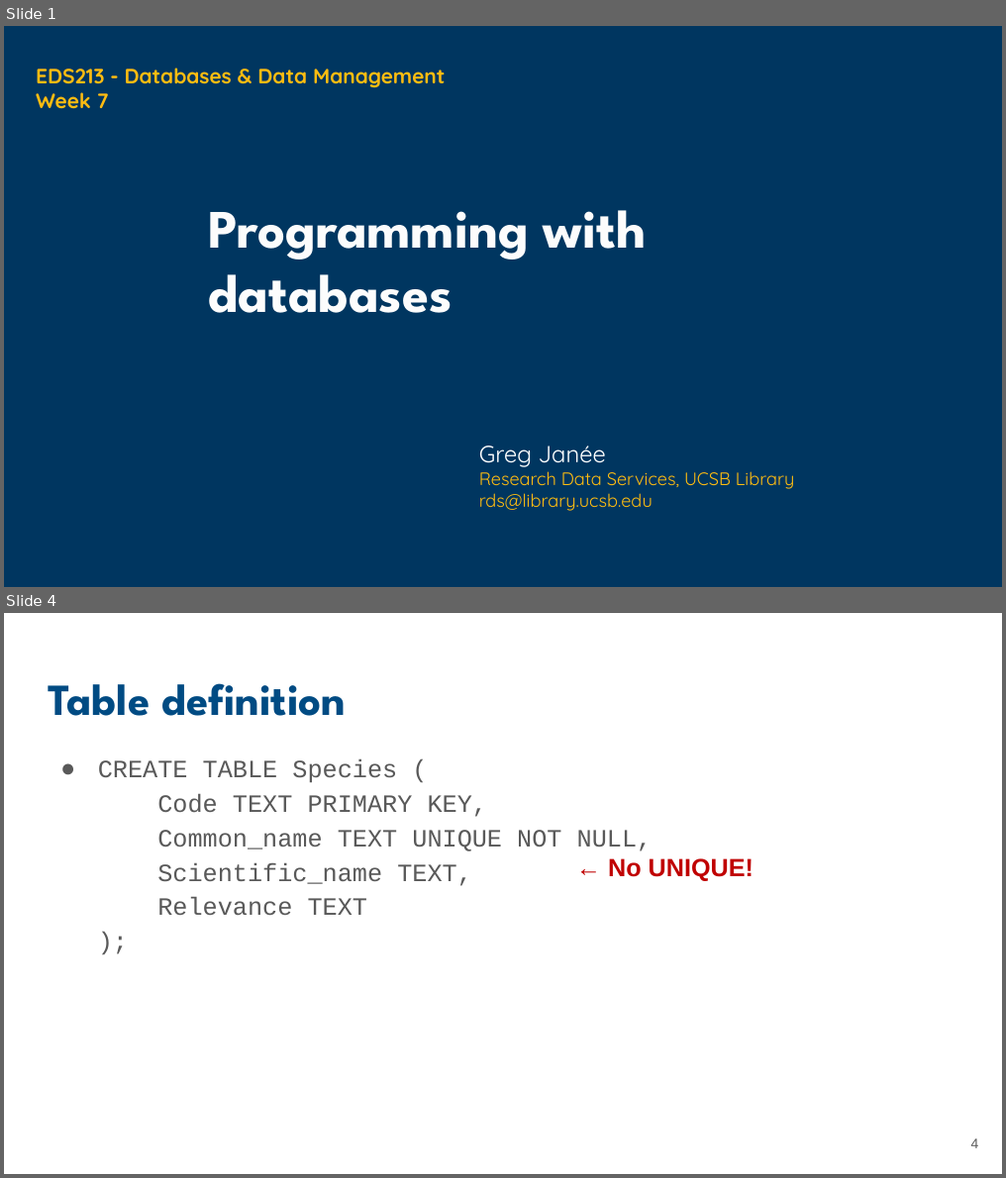
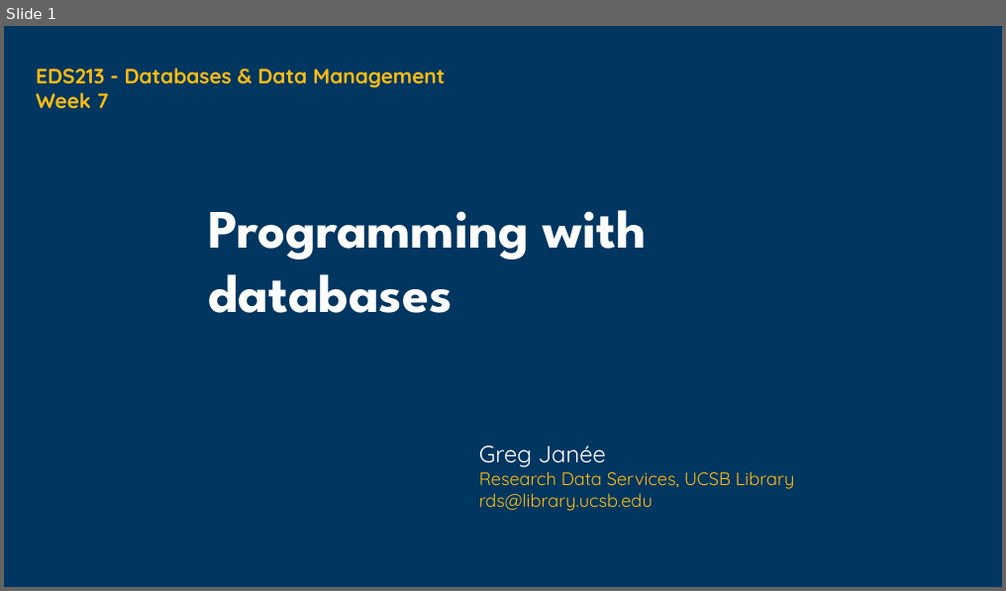
Before and after one commit to UCSB-Library-Research-Data-Services/bren-eds213, a slide deck: modules/week06/slides-06.pptx. Shown one above the other, each under a label of ours: slides 1 and 4 before the commit, slide 1 after it; the slides between them are not shown. The pictures are 1006x1178 and 1006x591 pixels, drawn with LibreOffice and Linux fonts; fonts in the diff are those of the drawing; background and template pictures are left out. Boxes give left, top, right and bottom in pixels: in the first picture for what was removed or moved away, otherwise in the second. Text is boxed around its words. In the diff, an @@ line names an element or a change of style, - is before the commit and + after.

```diff
--- a/modules/week06/slides-06.pptx
+++ b/modules/week06/slides-06.pptx
@@ slide 4 removed at (x1=4, y1=613, x2=1002, y2=1174), background #FFFFFF @@
@@ title removed at (x1=48, y1=683, x2=346, y2=716) @@
-Table definition
@@ text removed at (x1=98, y1=760, x2=652, y2=915) @@
-● CREATE TABLE Species (
-  Code TEXT PRIMARY KEY,
-  Common_name TEXT UNIQUE NOT NULL,
-  Scientific_name TEXT,
-  Relevance TEXT
-  );
@@ text removed at (x1=608, y1=859, x2=753, y2=881) @@
-← No UNIQUE!
@@ page number removed at (x1=971, y1=1139, x2=979, y2=1149) @@
-4
```
Also in this commit, not shown: 2 slides changed, 1 slide added, 3 other slides removed, 11 other files.
